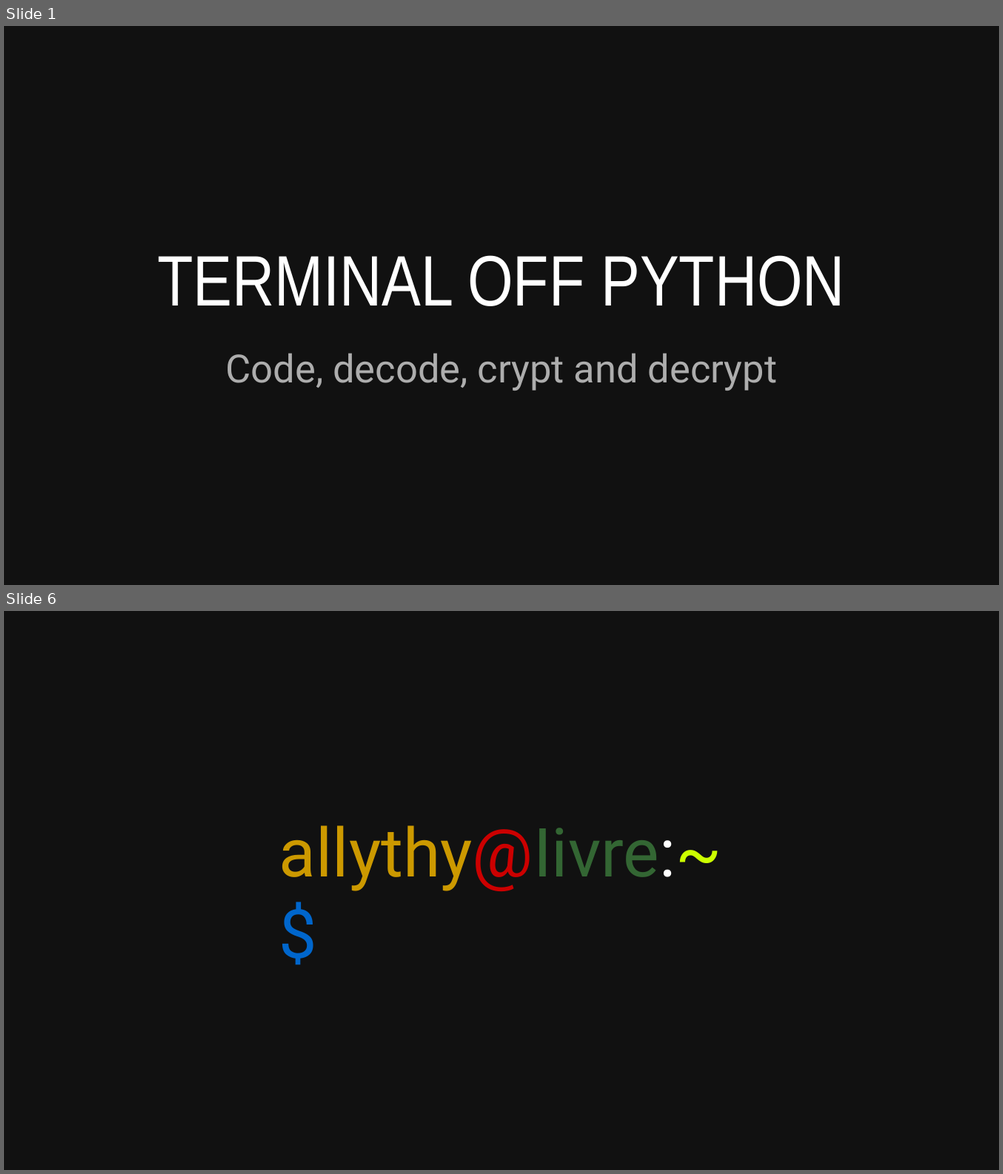
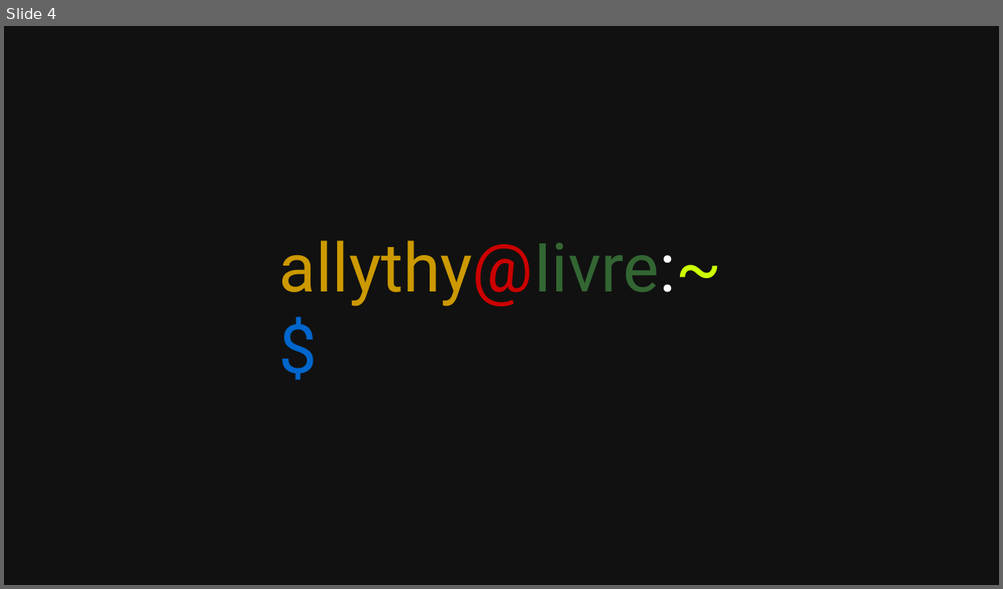
Before and after one commit to allythy/Palestras, a slide deck: Minicurso Do Terminal GNU-Linux ao Python/VI Workshop da Escola de Engenharias e TI.odp. Shown one above the other, each under a label of ours: slides 1 and 6 before the commit, slide 4 after it; the slides between them are not shown. The pictures are 1003x1174 and 1003x589 pixels, drawn with LibreOffice and Linux fonts; fonts in the diff are those of the drawing. Boxes give left, top, right and bottom in pixels: in the first picture for what was removed or moved away, otherwise in the second. Text is boxed around its words. In the diff, an @@ line names an element or a change of style, - is before the commit and + after.

```diff
--- a/Minicurso Do Terminal GNU-Linux ao Python/VI Workshop da Escola de Engenharias e TI.odp
+++ b/Minicurso Do Terminal GNU-Linux ao Python/VI Workshop da Escola de Engenharias e TI.odp
@@ slide 1 removed at (4,26,999,585), background #111111 @@
@@ title removed at (157,255,844,306) @@
-TERMINAL OFF PYTHON
@@ subtitle removed at (226,353,777,391) @@
-Code, decode, crypt and decrypt
@@ what was slide 6 is now slide 4 @@
```
Also in this commit, not shown: 8 slides changed, 1 slide added, 18 other slides removed, 5 other files.
